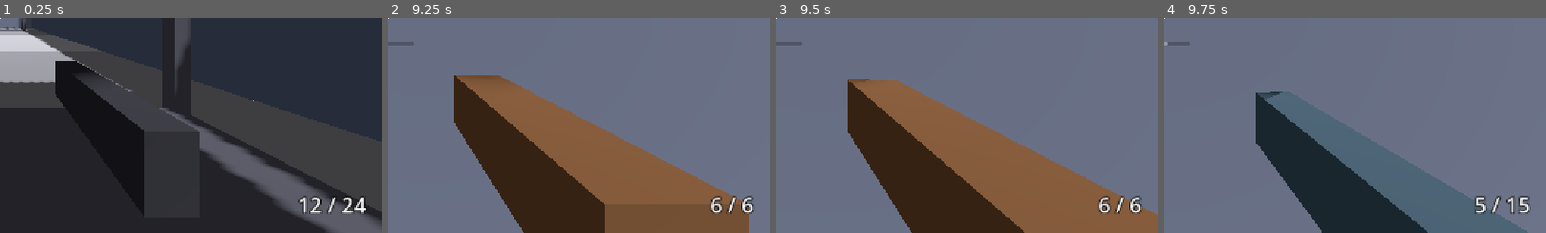
Above: before the commit, frames 1-4 (left to right).
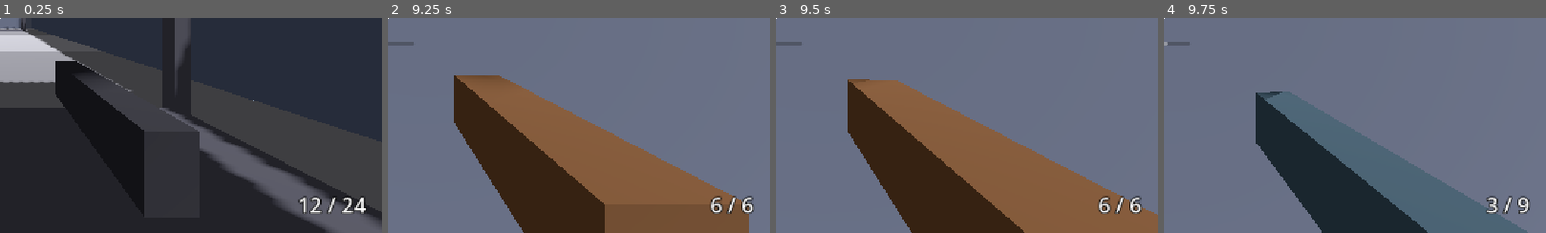
Above: after the commit, the same moments.

Repository: CaptainTiki/Arena
Game: Godot game, scene res://arena/arena.tscn
The game is run twice, just before and just after one commit, with the same random seed, the same clock (stepped at 60 frames per second) and the same inputs. This scene is started directly instead of the project's main scene.
Inputs (mouse positions are % of the whole screen's width and height, from its top left):
- Up to frame 1 (0.25 s): no input
- Up to frame 2 (9.25 s): tap Enter (ui_accept) at 0.5, 0.77, 1.52, 3.02, 3.77, 4.52, 5, 6.02, 6.77, 7.52, 8.75, 9.02 s; move the mouse to (55, 50) at 0.52 s; hold Space (dash) 0.53-1.28 s; hold W (move_forward) 0.53-5.78 s; click (55, 50) at 0.8 s; move the mouse to (45, 50) at 1.27 s; click (45, 50) at 1.35 s; tap Shift (sprint) at 1.55, 4.55, 7.55 s; move the mouse to (52, 48) at 2.02 s; hold Shift (sprint) 2.03-2.78 s; right-click (52, 48) at 2.3 s; move the mouse to (49, 52) at 2.77 s; right-click (49, 52) at 2.85 s; tap Space (dash) at 3.05, 6.05, 9.05 s; move the mouse to (57, 51) at 3.52 s; hold Space (dash) 3.53-4.28 s; click (57, 51) at 3.8 s; tap R (reload) at 4.15 s; move the mouse to (42, 49) at 4.27 s; click (42, 49) at 4.35 s; move the mouse to (51, 50) at 5.02 s; hold E (interact) 5.03-5.78 s; right-click (51, 50) at 5.3 s; move the mouse to (46, 48) at 5.77 s; hold D (move_right) 5.78-6.53 s; tap T (interact_alt) at 5.85 s; move the mouse to (55, 50) at 6.52 s; hold Shift (sprint) 6.53-7.28 s; hold W (move_forward) 6.53-8.78 s; click (55, 50) at 6.8 s; move the mouse to (45, 50) at 7.27 s; tap F (use_item) at 7.35 s; move the mouse to (52, 48) at 8.02 s; hold 1 (weapon_1) 8.03-8.78 s; right-click (52, 48) at 8.3 s; move the mouse to (49, 52) at 8.77 s; hold A (move_left) from 8.78 s (still down); tap 2 (weapon_2) at 8.85 s
- Up to frame 3 (9.5 s): keep holding A (move_left)
- Up to frame 4 (9.75 s): move the mouse to (57, 51) at 9.52 s; release A (move_left) at 9.53 s; hold W (move_forward) from 9.53 s (still down); hold 3 (weapon_3) from 9.53 s (still down)
The pictures show only the part of the screen within x 50-100%, y 50-100%; the shares and areas given below are measured in that part.

Frames 1-3 are identical in both runs. In frame 4, 0.8% of the frame differs, in the area x 81-96%, y 82-92%.

Commit message:
Debug kiosk, scoped rifle with heavy damage

Diff:
--- a/base/base.gd
+++ b/base/base.gd
@@ -18,6 +18,10 @@
 @export var unread_color: Color = Color(1.0, 0.85, 0.2)
 ## The newest this many are listed at the terminal.
 @export var max_mail_shown: int = 13
+
+@export_group("Debug")
+@export var debug_cash_step: int = 500
+@export var debug_favour_step: int = 25
 
 @export_group("Door")
 @export var door_shut_color: Color = Color(0.8, 0.15, 0.15)
@@ -33,6 +37,8 @@
 var _reading_mail: bool = false
 ## The contract taken at the terminal, or null. The door leads to it.
 var _booked: ContractData
+## True once "reset the save" has been chosen once; choosing it again does it.
+var _reset_armed: bool = false
 ## The last thing that happened at this kiosk, shown at the foot of the menu.
 var _message: String = ""
 
@@ -151,6 +157,7 @@
 
 func _open_kiosk(kiosk: Kiosk) -> void:
 	_open = kiosk
+	_reset_armed = false
 	_card = null
 	_reading_mail = false
 	_message = ""
@@ -190,6 +197,8 @@
 				_list_mail(entries)
 			else:
 				_list_terminal(entries)
+		Kiosk.Kind.DEBUG:
+			_list_debug(entries)
 	entries.append(MenuEntry.heading(""))
 	entries.append(MenuEntry.option("Step away", "", "Back to the room.", _close))
 	_panel.show_menu(title, _locker.get_wallet_text(), entries, _message)
@@ -319,6 +328,69 @@
 	entries.append(MenuEntry.option("Back to the terminal", "", "", _show_mail.bind(false)))
 
 
+## For testing, not for players: money and favour from nowhere, and a way back to a new save.
+func _list_debug(entries: Array[MenuEntry]) -> void:
+	entries.append(MenuEntry.option(
+			"Add $%d" % debug_cash_step, "$%d" % _locker.get_cash(),
+			"Choose, or press D, to add. A takes it away.", _debug_cash.bind(1)))
+	entries[-1].nudge = _debug_cash
+	for sponsor: SponsorData in catalog.sponsors:
+		var entry: MenuEntry = MenuEntry.option(
+				"Favour   %s" % sponsor.display_name, "<  %d  >" % _locker.get_favour(sponsor),
+				"Choose, or press D, to add %d. A takes it away.\n\nMail that the new level brings arrives at once." % debug_favour_step,
+				_debug_favour.bind(1, sponsor))
+		entry.nudge = _debug_favour.bind(sponsor)
+		entry.color = sponsor.color
+		entries.append(entry)
+	entries.append(MenuEntry.option(
+			"Open every contract", "", "Unlocks the whole ladder.", _debug_unlock_contracts))
+	entries.append(MenuEntry.option(
+			"Reset the save", "sure?" if _reset_armed else "",
+			"Back to a new profile: the pistol, $%d, no favour, no mail read, tier 1 only.\n\nChoose twice." % catalog.starting_cash,
+			_debug_reset))
+
+
+func _debug_cash(step: int) -> void:
+	_locker.add_cash(step * debug_cash_step)
+	_message = "Wallet: $%d." % _locker.get_cash()
+	_log_debug("cash")
+
+
+func _debug_favour(step: int, sponsor: SponsorData) -> void:
+	var unread: int = _locker.count_unread()
+	_locker.add_favour(sponsor, step * debug_favour_step)
+	_message = "%s: %d." % [sponsor.display_name, _locker.get_favour(sponsor)]
+	if _locker.count_unread() > unread:
+		_message += " New mail."
+	_log_debug("favour")
+
+
+func _debug_unlock_contracts() -> void:
+	_locker.unlock_all_contracts()
+	_message = "Every contract is open."
+	_log_debug("contracts")
+
+
+func _debug_reset() -> void:
+	if not _reset_armed:
+		_reset_armed = true
+		_message = "Choose again to wipe the save."
+		return
+	_reset_armed = false
+	_locker.reset()
+	_booked = null
+	_refresh_door()
+	_message = "Save reset."
+	_log_debug("reset")
+
+
+## Marks the log, so numbers that came from the debug kiosk are not read as earned.
+func _log_debug(what: String) -> void:
+	var entry: Dictionary = _describe_wallet()
+	entry["what"] = what
+	_log.log_world("debug", entry)
+
+
 func _get_owned_weapons() -> Array[ItemData]:
 	var owned: Array[ItemData] = []
 	for item: ItemData in catalog.get_items_in(ItemData.Category.WEAPON):
--- a/base/base.tscn
+++ b/base/base.tscn
@@ -75,6 +75,12 @@
 title = "AGENT'S TERMINAL"
 color = Color(0.4, 1, 0.5, 1)
 
+[node name="Debug" parent="Kiosks" instance=ExtResource("4_kiosk")]
+transform = Transform3D(1, 0, 0, 0, 1, 0, 0, 0, 1, -9.5, 0, 3)
+kind = 4
+title = "DEBUG"
+color = Color(0.6, 0.6, 0.6, 1)
+
 [node name="Door" parent="Kiosks" instance=ExtResource("8_door")]
 transform = Transform3D(1, 0, 0, 0, 1, 0, 0, 0, 1, 0, 0, 7.7)
 
--- a/base/kiosk.gd
+++ b/base/kiosk.gd
@@ -3,7 +3,7 @@
 ## Something in the base to walk up to. The base decides what it does: most open a menu,
 ## the door leads to the fight.
 
-enum Kind { LOADOUT, SHOP, TERMINAL, DOOR }
+enum Kind { LOADOUT, SHOP, TERMINAL, DOOR, DEBUG }
 
 @export var kind: Kind = Kind.LOADOUT
 @export var title: String = "KIOSK"
--- a/item/rifle.tres
+++ b/item/rifle.tres
@@ -7,7 +7,7 @@
 script = ExtResource("1_script")
 id = &"rifle"
 display_name = "RIFLE"
-description = "Five rounds, slow, and it reaches right across the arena. Weak points from anywhere."
+description = "Three rounds and a long reload. Hold aim to look down the scope: one shot drops anything small, and a weak point drops anything. Wild from the hip."
 category = 0
 price_cash = 600
 weapon = ExtResource("e0")
--- a/player/player.gd
+++ b/player/player.gd
@@ -90,6 +90,7 @@
 
 
 func _process(delta: float) -> void:
+	_weapon.aiming = is_aiming()
 	_apply_look(delta)
 	_update_recoil(delta)
 	_update_shake(delta)
@@ -215,6 +216,12 @@
 	return _pitch
 
 
+## True while the sights are up. Only some weapons have them, and a reload or a dash brings them down.
+func is_aiming() -> bool:
+	return armed and _weapon.get_stats().aim_fov > 0.0 and _intent.is_aiming() \
+			and not _weapon.is_reloading() and not is_dashing()
+
+
 func is_dashing() -> bool:
 	return _dash_time_left > 0.0
 
@@ -260,6 +267,8 @@
 	var top_speed: float = data.sprint_speed * _sprint_scale if _is_sprinting() else data.walk_speed
 	var backward: float = maxf(_intent.get_move().y, 0.0)
 	top_speed *= lerpf(1.0, data.backpedal_multiplier, backward)
+	if is_aiming():
+		top_speed *= _weapon.get_stats().aim_move_scale
 	var target: Vector3 = wish_direction * top_speed
 	var horizontal: Vector3 = Vector3(velocity.x, 0.0, velocity.z)
 	var rate: float = data.deceleration if wish_direction.is_zero_approx() else data.acceleration
@@ -270,7 +279,7 @@
 
 ## Sprint only counts while moving forward.
 func _is_sprinting() -> bool:
-	return _intent.is_sprinting() and _intent.get_move().y < 0.0
+	return _intent.is_sprinting() and _intent.get_move().y < 0.0 and not is_aiming()
 
 
 func _apply_look(delta: float) -> void:
@@ -280,6 +289,9 @@
 	stick *= pow(stick.length(), data.stick_curve - 1.0)
 	look.x += stick.x * deg_to_rad(data.stick_yaw_speed) * delta
 	look.y += stick.y * deg_to_rad(data.stick_pitch_speed) * delta
+	# Zoomed in, the same hand movement covers the same distance on screen.
+	if is_aiming():
+		look *= _weapon.get_stats().aim_fov / data.base_fov
 	if look.is_zero_approx():
 		return
 	rotate_y(-look.x)
@@ -313,7 +325,9 @@
 
 func _update_fov(delta: float) -> void:
 	var target_fov: float = data.base_fov
-	if is_dashing():
+	if is_aiming():
+		target_fov = _weapon.get_stats().aim_fov
+	elif is_dashing():
 		target_fov += data.dash_fov_bonus
 	elif _is_sprinting():
 		target_fov += data.sprint_fov_bonus
--- a/player/player_intent.gd
+++ b/player/player_intent.gd
@@ -133,6 +133,11 @@
 	return is_active() and Input.is_action_pressed(&"sprint")
 
 
+## Held, not pressed: the sights are up for as long as this is true.
+func is_aiming() -> bool:
+	return is_active() and Input.is_action_pressed(&"aim")
+
+
 func _get_menu_held() -> Vector2i:
 	var held: Vector2i = Vector2i.ZERO
 	if Input.is_action_pressed(&"move_forward") or Input.is_action_pressed(&"ui_up"):
--- a/project.godot
+++ b/project.godot
@@ -131,6 +131,12 @@
 "events": [Object(InputEventJoypadMotion,"resource_local_to_scene":false,"resource_name":"","device":-1,"axis":5,"axis_value":1.0,"script":null)
 ]
 }
+aim={
+"deadzone": 0.5,
+"events": [Object(InputEventMouseButton,"resource_local_to_scene":false,"resource_name":"","device":-1,"window_id":0,"alt_pressed":false,"shift_pressed":false,"ctrl_pressed":false,"meta_pressed":false,"button_mask":2,"position":Vector2(0, 0),"global_position":Vector2(0, 0),"factor":1.0,"button_index":2,"canceled":false,"pressed":true,"double_click":false,"script":null)
+, Object(InputEventJoypadMotion,"resource_local_to_scene":false,"resource_name":"","device":-1,"axis":4,"axis_value":1.0,"script":null)
+]
+}
 debug_hud={
 "deadzone": 0.2,
 "events": [Object(InputEventKey,"resource_local_to_scene":false,"resource_name":"","device":-1,"window_id":0,"alt_press …(191 unchanged characters)…
--- a/run/locker.gd
+++ b/run/locker.gd
@@ -238,6 +238,33 @@
 	return results
 
 
+## Debug aid: money from nowhere.
+func add_cash(amount: int) -> void:
+	profile.set_cash(maxi(get_cash() + amount, 0))
+	profile.save()
+
+
+## Debug aid: moves favour with `sponsor`, and delivers any mail that brings.
+func add_favour(sponsor: SponsorData, amount: int) -> void:
+	profile.set_favour(sponsor, get_favour(sponsor) + amount)
+	_deliver_mail([], null, false)
+	profile.save()
+
+
+## Debug aid: opens the whole ladder.
+func unlock_all_contracts() -> void:
+	for contract: ContractData in catalog.contracts:
+		profile.set_tier_won(maxi(profile.get_tier_won(), contract.tier))
+	profile.save()
+
+
+## Debug aid: wipes the save back to a new profile.
+func reset() -> void:
+	profile.clear()
+	_give_starters()
+	profile.save()
+
+
 func _give_starters() -> void:
 	var changed: bool = false
 	if not profile.is_started():
--- a/run/profile_store.gd
+++ b/run/profile_store.gd
@@ -134,6 +134,12 @@
 	_config.set_value(OFFERED, String(id), true)
 
 
+## Back to an empty profile. Nothing is written until the next save.
+func clear() -> void:
+	_config = ConfigFile.new()
+	_config.set_value(META, "version", VERSION)
+
+
 func save() -> void:
 	var error: Error = _config.save(_path)
 	if error != OK:
--- a/weapon/rifle.tres
+++ b/weapon/rifle.tres
@@ -5,20 +5,23 @@
 [resource]
 script = ExtResource("1_script")
 display_name = "RIFLE"
-damage = 35.0
+damage = 140.0
 headshot_multiplier = 4.0
 max_range = 300.0
-knockback = 6.0
-mag_size = 5
-starting_reserve = 15
-max_reserve = 25
-reload_time = 2.0
-pickup_scale = 0.4
-fire_interval = 0.6
-draw_time = 0.4
-recoil_pitch_degrees = 5.0
+knockback = 12.0
+mag_size = 3
+starting_reserve = 9
+max_reserve = 15
+reload_time = 3.0
+pickup_scale = 0.25
+fire_interval = 1.2
+draw_time = 0.5
+aim_fov = 30.0
+hip_spread_degrees = 5.0
+aim_move_scale = 0.4
+recoil_pitch_degrees = 7.0
 recoil_yaw_degrees = 1.0
 recoil_recover_speed = 6.0
-kick_distance = 0.2
+kick_distance = 0.25
 reload_dip = 0.35
-noise_radius = 60.0
+noise_radius = 80.0
--- a/weapon/weapon.gd
+++ b/weapon/weapon.gd
@@ -21,6 +21,8 @@
 
 ## Debug aid: reloads never drain the reserve.
 var infinite_reserve: bool = false
+## Set by the wielder while the sights are up.
+var aiming: bool = false
 
 var _stats: WeaponData
 var _mag: int = 0
@@ -54,6 +56,8 @@
 func _process(delta: float) -> void:
 	_kick = lerpf(_kick, 0.0, 1.0 - exp(-_stats.kick_recover_speed * delta))
 	var dip: float = sin(get_reload_progress() * PI) * _stats.reload_dip if is_reloading() else 0.0
+	# Out of the way of the zoomed view.
+	_gun.visible = not aiming
 	_gun.position = _gun_rest + Vector3(0.0, -dip, _kick * _stats.kick_distance)
 
 
@@ -86,6 +90,7 @@
 
 func holster() -> void:
 	_reload_left = 0.0
+	aiming = false
 	visible = false
 
 
@@ -196,10 +201,13 @@
 
 func _get_pellet_direction() -> Vector3:
 	var aim: Basis = aim_origin.global_basis
-	if _stats.spread_degrees <= 0.0:
+	var spread: float = _stats.spread_degrees
+	if _stats.aim_fov > 0.0 and not aiming:
+		spread = maxf(spread, _stats.hip_spread_degrees)
+	if spread <= 0.0:
 		return -aim.z
 	# Even over the disc, so pellets don't bunch in the middle.
-	var radius: float = tan(deg_to_rad(_stats.spread_degrees)) * sqrt(randf())
+	var radius: float = tan(deg_to_rad(spread)) * sqrt(randf())
 	var angle: float = randf() * TAU
 	return (-aim.z + aim.x * cos(angle) * radius + aim.y * sin(angle) * radius).normalized()
 
--- a/weapon/weapon_data.gd
+++ b/weapon/weapon_data.gd
@@ -32,6 +32,14 @@
 ## Seconds after drawing the weapon before it can fire.
 @export var draw_time: float = 0.3
 
+@export_group("Aim")
+## Field of view while aiming down the sights, degrees. Zero means this weapon can't be aimed.
+@export var aim_fov: float = 0.0
+## Shots scatter inside a cone this many degrees off the aim when a weapon that can be aimed is fired without aiming.
+@export var hip_spread_degrees: float = 0.0
+## Multiplies walking speed while aiming.
+@export var aim_move_scale: float = 0.5
+
 @export_group("Recoil")
 ## Upward aim kick per shot.
 @export var recoil_pitch_degrees: float = 3.4
Not shown, changed: CLAUDE.md
Not shown, changed: docs/playtest-notes.md
